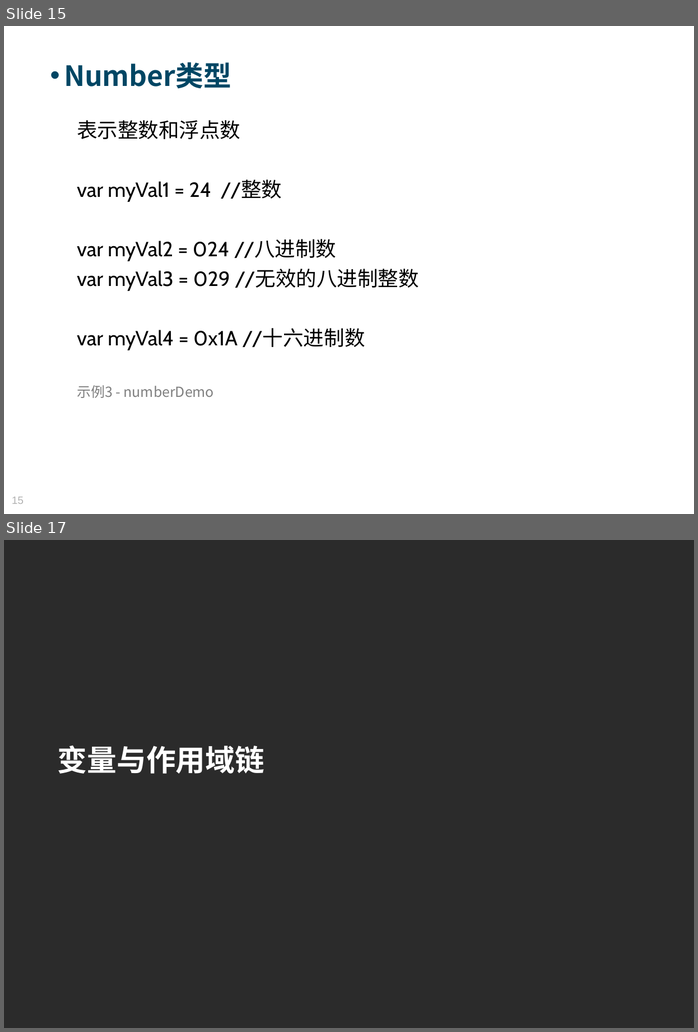
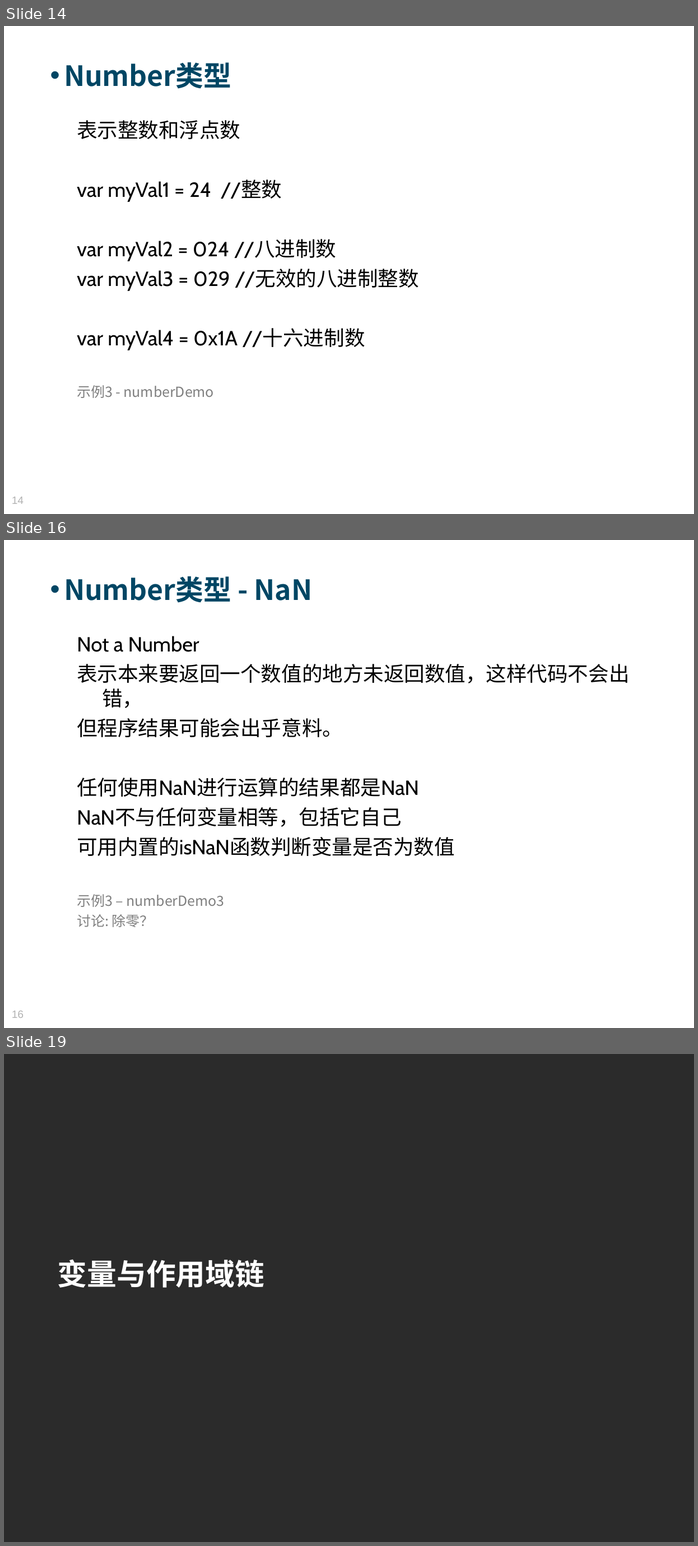
Before and after one commit to Moses824/Train-Javascript-Basic, a slide deck: Train_Javascript_Basic.ppt. Shown one above the other, each under a label of ours: slides 15 and 17 before the commit, slides 14, 16 and 19 after it; the slides between them are not shown. The pictures are 698x1032 and 698x1546 pixels, drawn with LibreOffice and Linux fonts; fonts in the diff are those of the drawing; background and template pictures are left out; a plain dark background stands for a picture behind light text. Boxes give left, top, right and bottom in pixels: in the first picture for what was removed or moved away, otherwise in the second. Text is boxed around its words. In the diff, an @@ line names an element or a change of style, - is before the commit and + after.

```diff
--- a/Train_Javascript_Basic.ppt
+++ b/Train_Javascript_Basic.ppt
@@ slide 16 added at [4,540,694,1028], background picture (left out) @@
@@ text added at [64,576,313,603], 34 pt, text #004664, bold @@
+• Number类型 - NaN
@@ text added at [77,636,629,927], 25 pt, text #000000 @@
+Not a Number
+表示本来要返回一个数值的地方未返回数值，这样代码不会出错，
+但程序结果可能会出乎意料。
+任何使用NaN进行运算的结果都是NaN
+NaN不与任何变量相等，包括它自己
+可用内置的isNaN函数判断变量是否为数值
+示例3 – numberDemo3
+讨论: 除零？
@@ page number added at [12,1010,24,1018], 13 pt, text #B2B2B2 @@
+16
@@ what was slide 15 is now slide 14 @@
@@ page number at [12,496,24,504]: text changed @@
-15
+14
@@ what was slide 17 is now slide 19 @@
```
Also in this commit, not shown: 2 slides changed, 4 other slides added, 2 slides removed, 1 other file.
